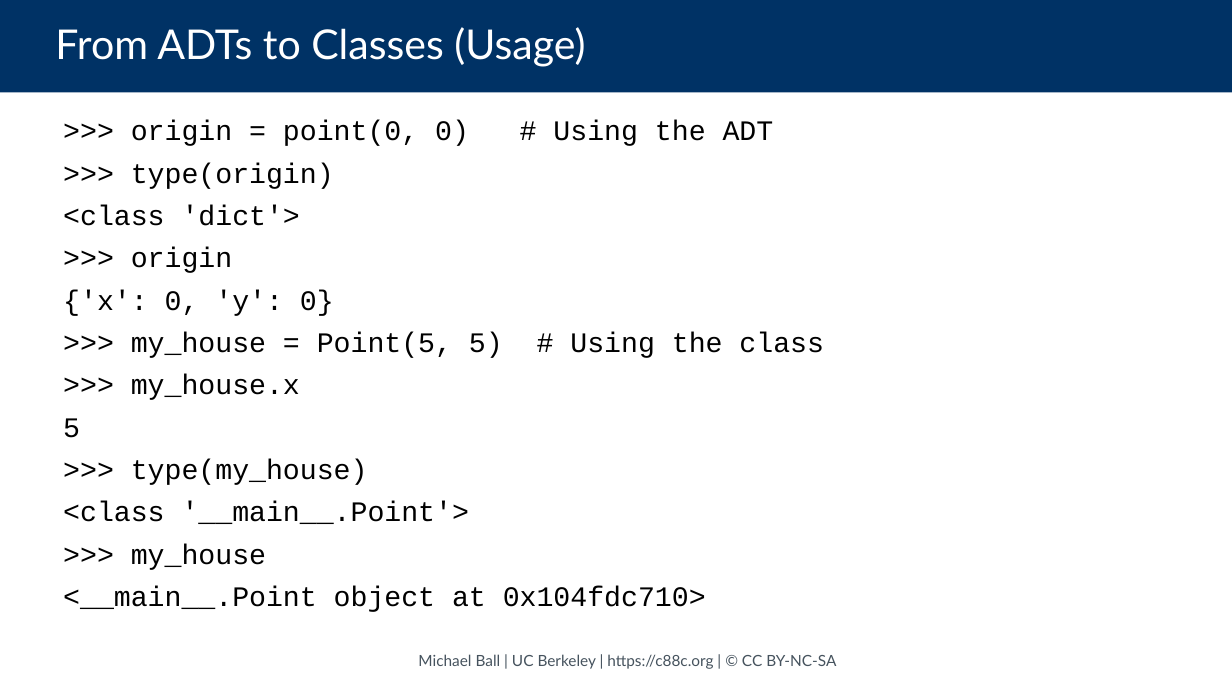
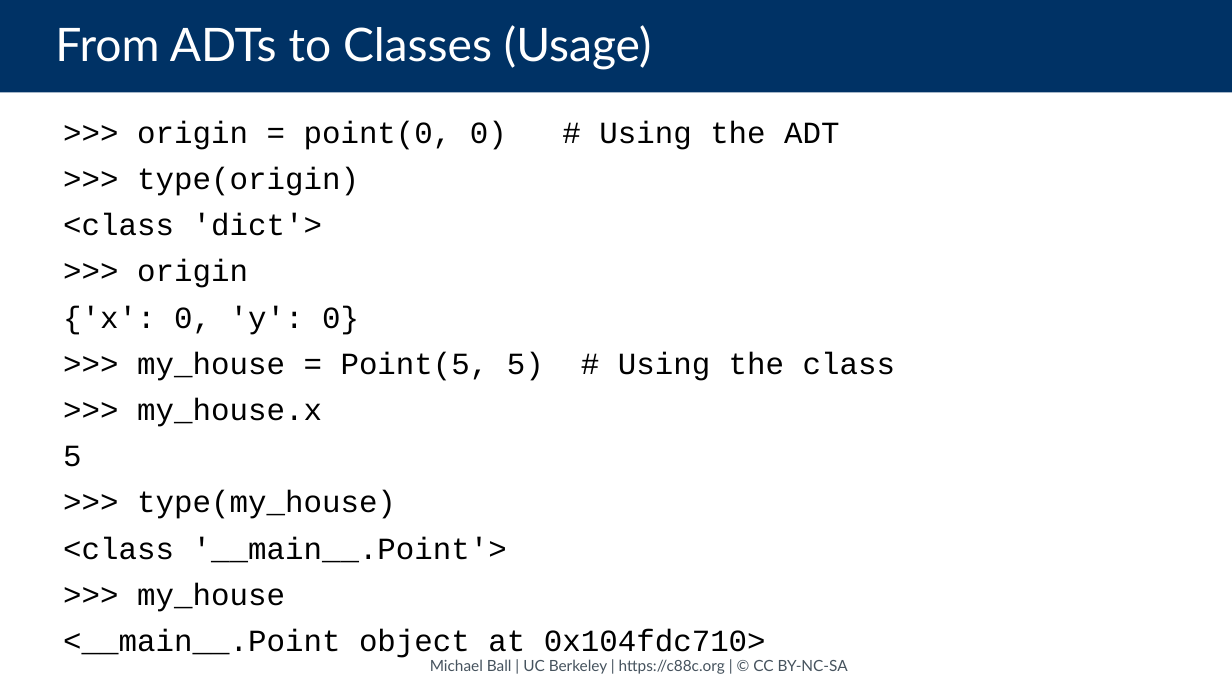
Before and after one commit to cs88-website/sp24, a slide deck: slide 12 of assets/slides/sp24/14-OOP.pptx (slide 11 before the commit). Drawn at 1232x693 pixels with LibreOffice and Linux fonts; fonts in the diff are those of the drawing. Boxes give left, top, right and bottom in pixels: in the first picture for what was removed or moved away, otherwise in the second. Text is boxed around its words. In the diff, an @@ line names an element or a change of style, - is before the commit and + after.

```diff
--- a/assets/slides/sp24/14-OOP.pptx
+++ b/assets/slides/sp24/14-OOP.pptx
@@ title "From ADTs to Classes (Usage)" at box(0, 0, 1232, 92): size 32 to 36 pt @@
@@ text ">>> origin = point(0, 0) ..." at box(63, 121, 895, 660): size 22 to 24 pt @@
@@ text "Michael Ball | UC Berkeley ...": place and size @@
-text "Michael Ball | UC Berkeley ..." at box(418, 654, 836, 669)
+text "Michael Ball | UC Berkeley ..." at box(430, 659, 848, 674)
```
Also in this commit, not shown: 23 other slides changed, 2 slides added, 1 slide removed, 3 other files.
